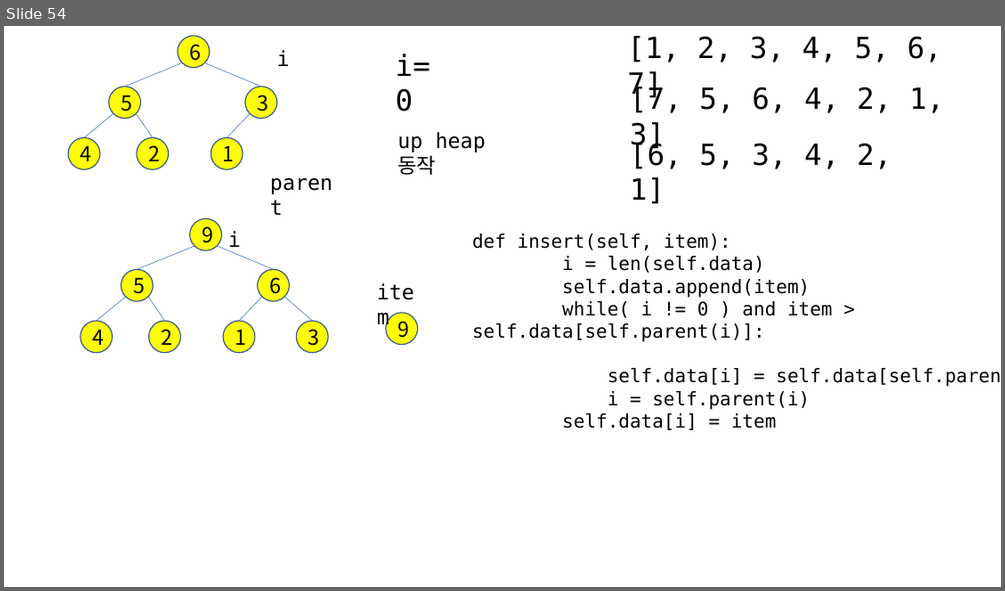
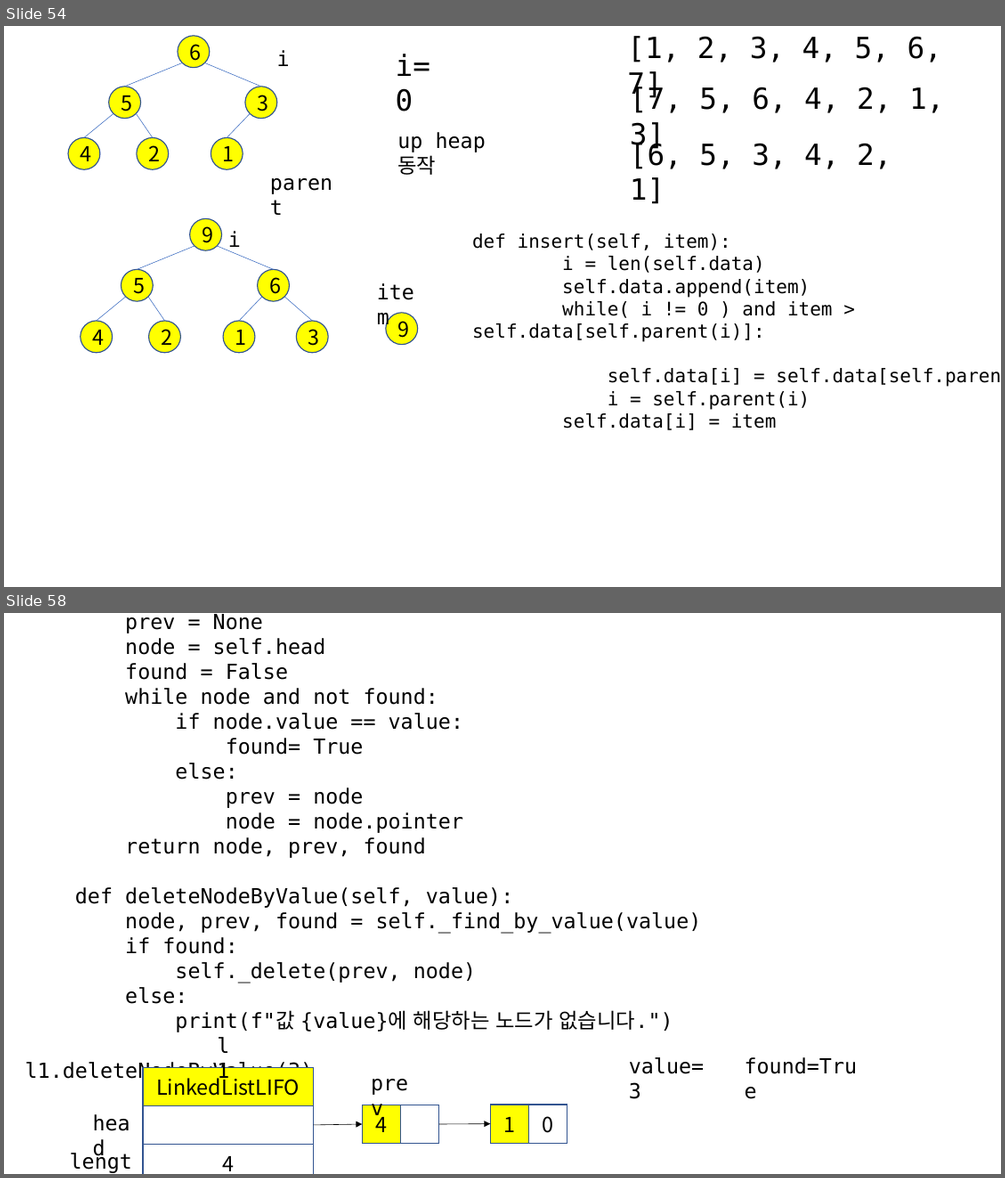
Before and after one commit to kjungmo/2020SBA_pythonAlgorithm, a slide deck: 파이썬_알고리즘.pptx. Shown one above the other, each under a label of ours: slide 54 before the commit, slides 54 and 58 after it; the slides between them are not shown. The pictures are 1005x591 and 1005x1178 pixels, drawn with LibreOffice and Linux fonts; fonts in the diff are those of the drawing. Boxes give left, top, right and bottom in pixels: in the first picture for what was removed or moved away, otherwise in the second. Text is boxed around its words. In the diff, an @@ line names an element or a change of style, - is before the commit and + after.

```diff
--- a/파이썬_알고리즘.pptx
+++ b/파이썬_알고리즘.pptx
@@ slide 58 added at (4, 613, 1001, 1174), background #FFFFFF @@
@@ text added at (25, 614, 702, 1083), 20 pt, text #000000 @@
+def _find_by_value(self, value):
+prev = None
+node = self.head
+found = False
+while node and not found:
+if node.value == value:
+found= True
+else:
+prev = node
+node = node.pointer
+return node, prev, found
+def deleteNodeByValue(self, value):
+node, prev, found = self._find_by_value(value)
+if found:
+self._delete(prev, node)
+else:
+print(f"값 {value}에 해당하는 노드가 없습니다.")
+l1.deleteNodeByValue(3)
@@ text added at (175, 962, 400, 983), 20 pt, text #000000 @@
+prev
@@ text added at (25, 1061, 314, 1083), 20 pt, text #000000 @@
+l1
@@ text added at (629, 1057, 704, 1099), 20 pt, text #000000 @@
+value=3
@@ text added at (744, 1057, 858, 1074), 20 pt, text #000000 @@
+found=True
@@ rectangle added at (143, 1067, 314, 1105), fill #FFFF00, outline #325491 1 pt, 20 pt, text #000000 @@
+LinkedListLIFO
@@ text added at (86, 1107, 146, 1140), 20 pt, text #000000 @@
+head
@@ rectangle added at (143, 1106, 314, 1144), fill #FFFFFF, outline #325491 1 pt @@
@@ rectangle added at (362, 1105, 400, 1143), fill #FFFF00, outline #325491 1 pt, 20 pt, text #000000 @@
+4
@@ rectangle added at (400, 1105, 438, 1143), fill #FFFFFF, outline #325491 1 pt @@
@@ rectangle added at (490, 1104, 528, 1143), fill #FFFF00, outline #325491 1 pt, 20 pt, text #000000 @@
+1
@@ rectangle added at (529, 1104, 567, 1143), fill #FFFFFF, outline #325491 1 pt, 20 pt, text #000000 @@
+0
@@ text added at (63, 1144, 146, 1174), 20 pt, text #000000 @@
+length
@@ rectangle added at (143, 1144, 314, 1174), fill #FFFFFF, outline #325491 1 pt, 20 pt, text #000000 @@
+4
@@ arrow added from (314, 1125) to (362, 1124), #000000 0.5 pt @@
@@ arrow added from (439, 1124) to (490, 1124), #000000 0.5 pt @@
```
Also in this commit, not shown: 16 other slides added, 1 other file.
